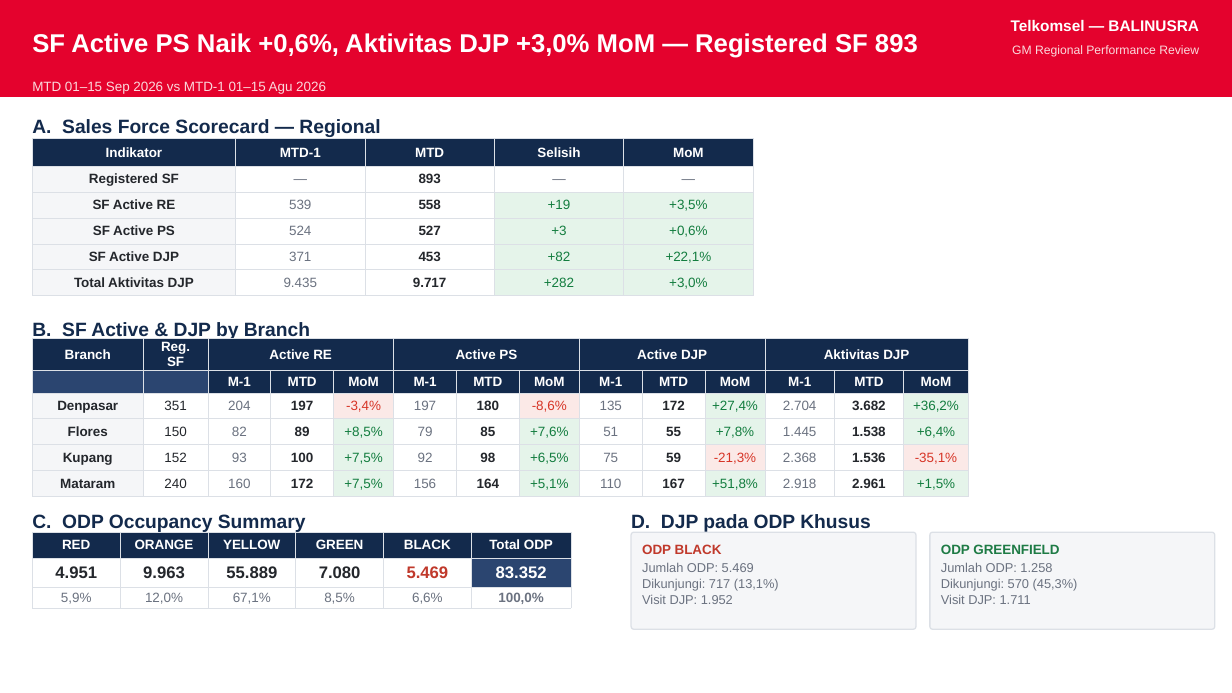
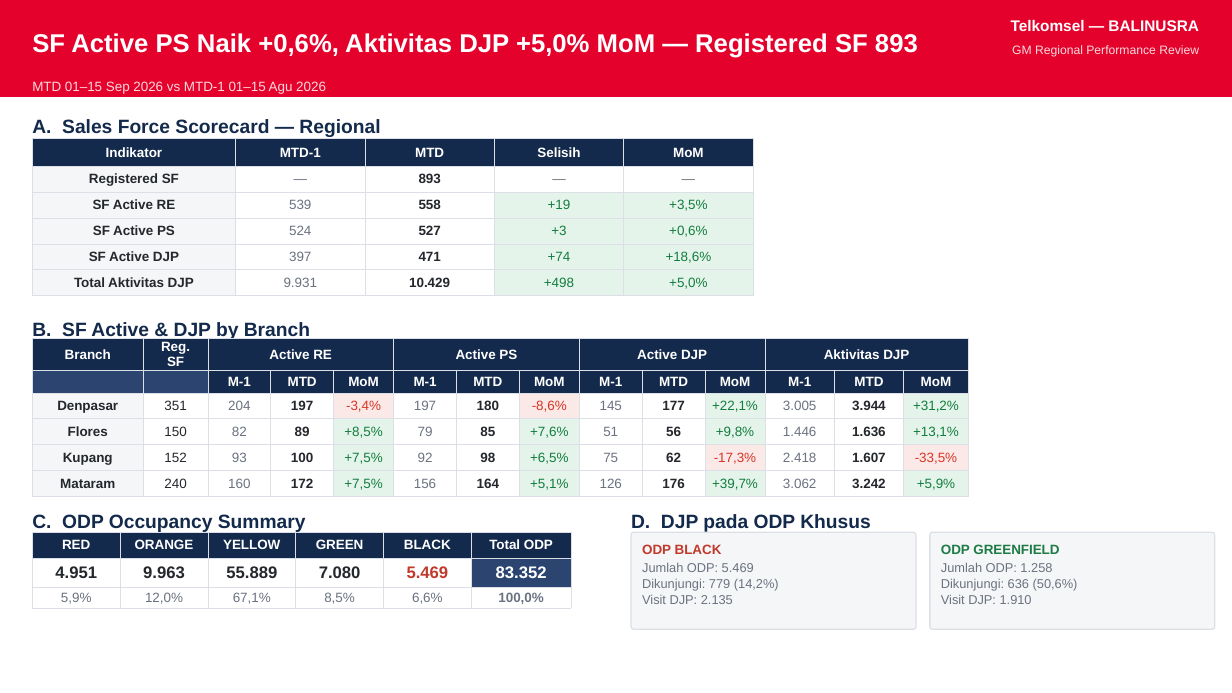
Before and after one commit to linktreehhbalnus-eng/wow_balnus, a slide deck: slide 7 of reports/BALINUSRA_GM_PERFORMANCE_SUMMARY_20260915_INARA.pptx. Drawn at 1232x693 pixels with LibreOffice and Linux fonts; fonts in the diff are those of the drawing. Boxes give left, top, right and bottom in pixels: in the first picture for what was removed or moved away, otherwise in the second. Text is boxed around its words. In the diff, an @@ line names an element or a change of style, - is before the commit and + after.

```diff
--- a/reports/BALINUSRA_GM_PERFORMANCE_SUMMARY_20260915_INARA.pptx
+++ b/reports/BALINUSRA_GM_PERFORMANCE_SUMMARY_20260915_INARA.pptx
@@ text at (32, 33, 918, 58): text changed @@
-SF Active PS Naik +0,6%, Aktivitas DJP +3,0% MoM — Registered SF 893
+SF Active PS Naik +0,6%, Aktivitas DJP +5,0% MoM — Registered SF 893
@@ table at (32, 139, 753, 293) @@
-row 5: SF Active DJP | 371 | 453 | +82 | +22,1%
+row 5: SF Active DJP | 397 | 471 | +74 | +18,6%
-row 6: Total Aktivitas DJP | 9.435 | 9.717 | +282 | +3,0%
+row 6: Total Aktivitas DJP | 9.931 | 10.429 | +498 | +5,0%
@@ table at (32, 338, 969, 494) @@
-row 3: Denpasar | 351 | 204 | 197 | -3,4% | 197 | 180 | -8,6% | 135 | 172 | +27,4% | 2.704 | 3.682 | +36,2%
+row 3: Denpasar | 351 | 204 | 197 | -3,4% | 197 | 180 | -8,6% | 145 | 177 | +22,1% | 3.005 | 3.944 | +31,2%
-row 4: Flores | 150 | 82 | 89 | +8,5% | 79 | 85 | +7,6% | 51 | 55 | +7,8% | 1.445 | 1.538 | +6,4%
+row 4: Flores | 150 | 82 | 89 | +8,5% | 79 | 85 | +7,6% | 51 | 56 | +9,8% | 1.446 | 1.636 | +13,1%
-row 5: Kupang | 152 | 93 | 100 | +7,5% | 92 | 98 | +6,5% | 75 | 59 | -21,3% | 2.368 | 1.536 | -35,1%
+row 5: Kupang | 152 | 93 | 100 | +7,5% | 92 | 98 | +6,5% | 75 | 62 | -17,3% | 2.418 | 1.607 | -33,5%
-row 6: Mataram | 240 | 160 | 172 | +7,5% | 156 | 164 | +5,1% | 110 | 167 | +51,8% | 2.918 | 2.961 | +1,5%
+row 6: Mataram | 240 | 160 | 172 | +7,5% | 156 | 164 | +5,1% | 126 | 176 | +39,7% | 3.062 | 3.242 | +5,9%
@@ text at (642, 563, 779, 604): text changed @@
-Jumlah ODP: 5.469
-Dikunjungi: 717 (13,1%)
-Visit DJP: 1.952
+Jumlah ODP: 5.469
+Dikunjungi: 779 (14,2%)
+Visit DJP: 2.135
@@ text at (941, 562, 1078, 604): text changed @@
-Jumlah ODP: 1.258
-Dikunjungi: 570 (45,3%)
-Visit DJP: 1.711
+Jumlah ODP: 1.258
+Dikunjungi: 636 (50,6%)
+Visit DJP: 1.910
```
Also in this commit, not shown: 1 other slide changed, 12 other files.
